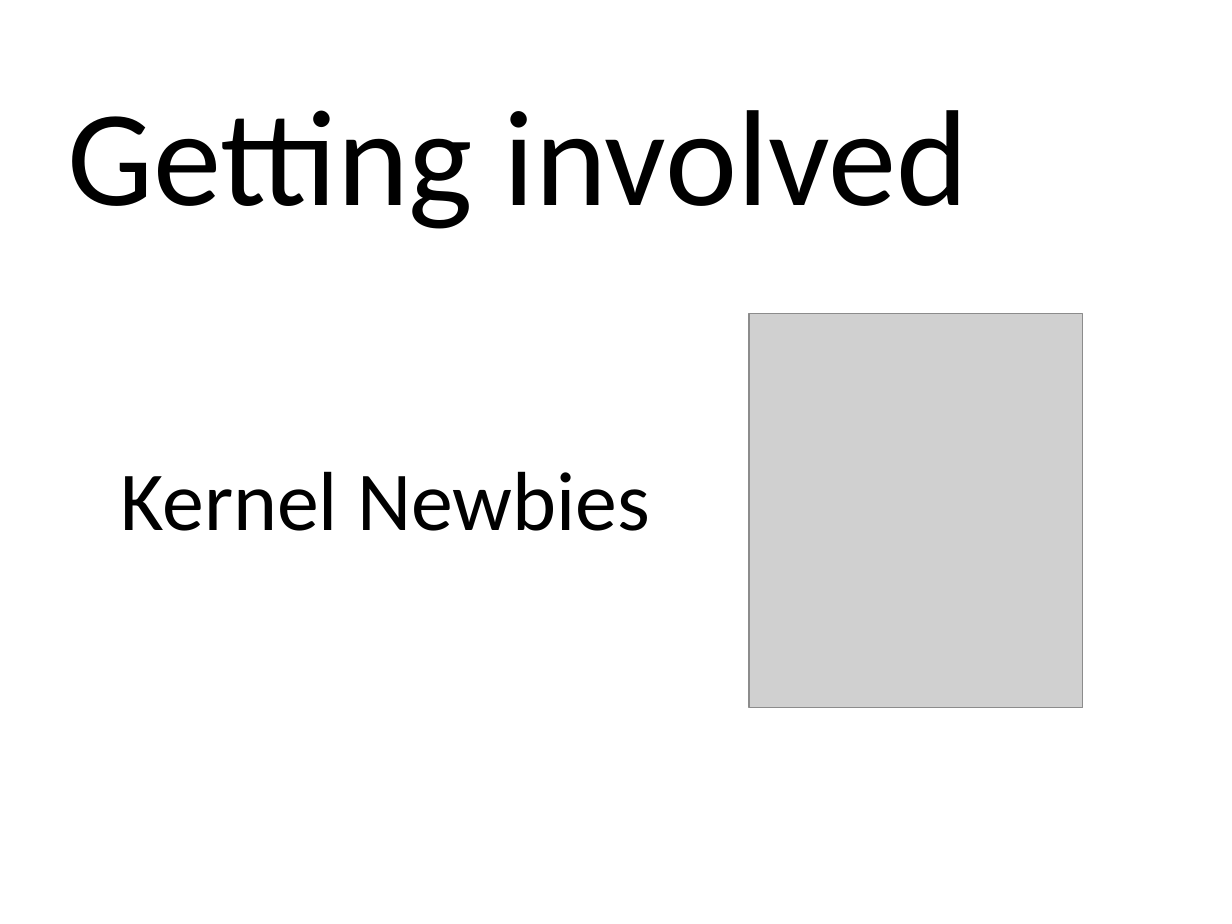
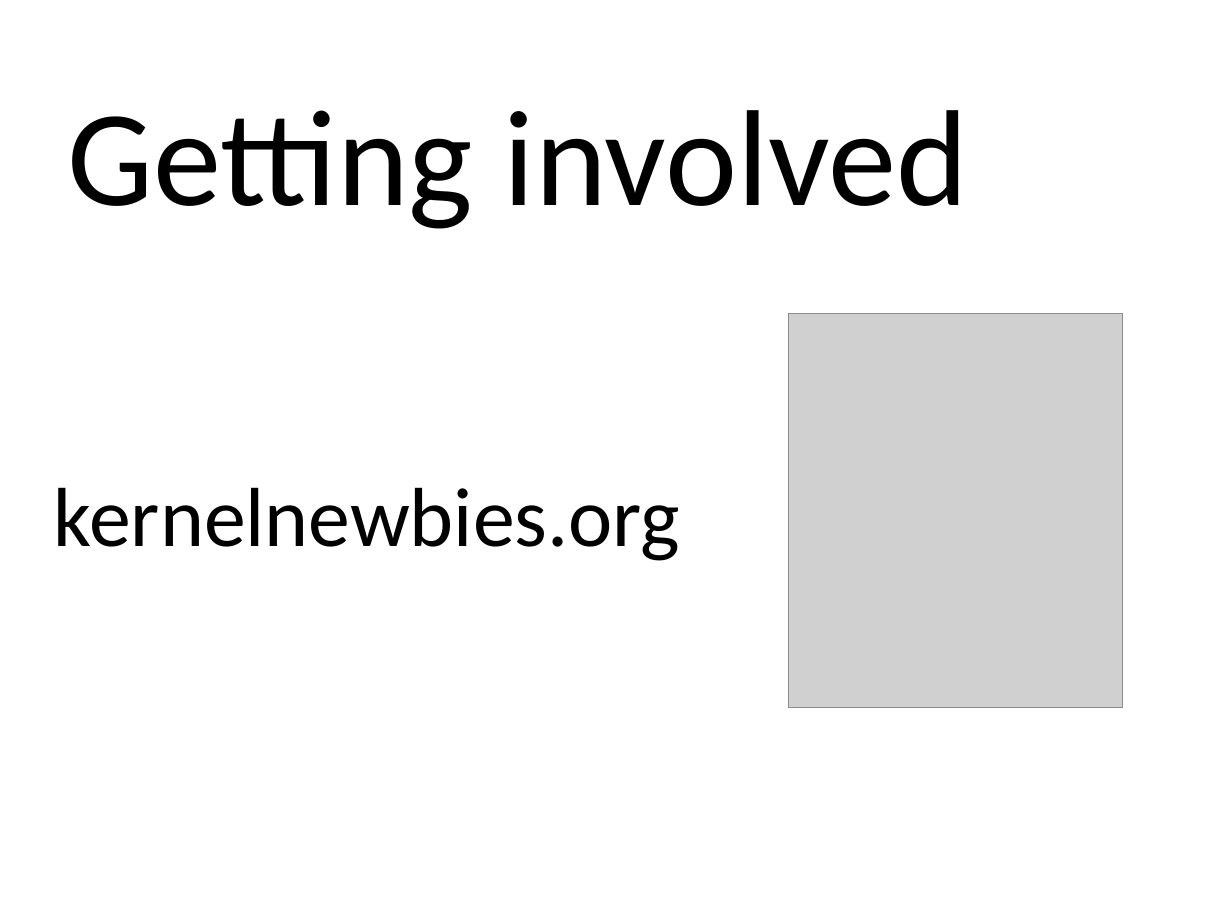
Before and after one commit to gregkh/kernel-development, a slide deck: slide 37 of kernel-development.odp. Drawn at 1232x924 pixels with LibreOffice and Linux fonts; fonts in the diff are those of the drawing; grey boxes stand for pictures. Boxes give left, top, right and bottom in pixels: in the first picture for what was removed or moved away, otherwise in the second. Text is boxed around its words. In the diff, an @@ line names an element or a change of style, - is before the commit and + after.

```diff
--- a/kernel-development.odp
+++ b/kernel-development.odp
@@ picture moved from (x1=749, y1=314, x2=1083, y2=709) to (x1=789, y1=314, x2=1124, y2=709) @@
@@ text removed at (x1=120, y1=471, x2=650, y2=531) @@
-Kernel Newbies
@@ text added at (x1=54, y1=487, x2=681, y2=561), 54 pt, text #000000 @@
+kernelnewbies.org
```
Also in this commit, not shown: 5 other slides changed, 3 slides removed, 1 other file.
